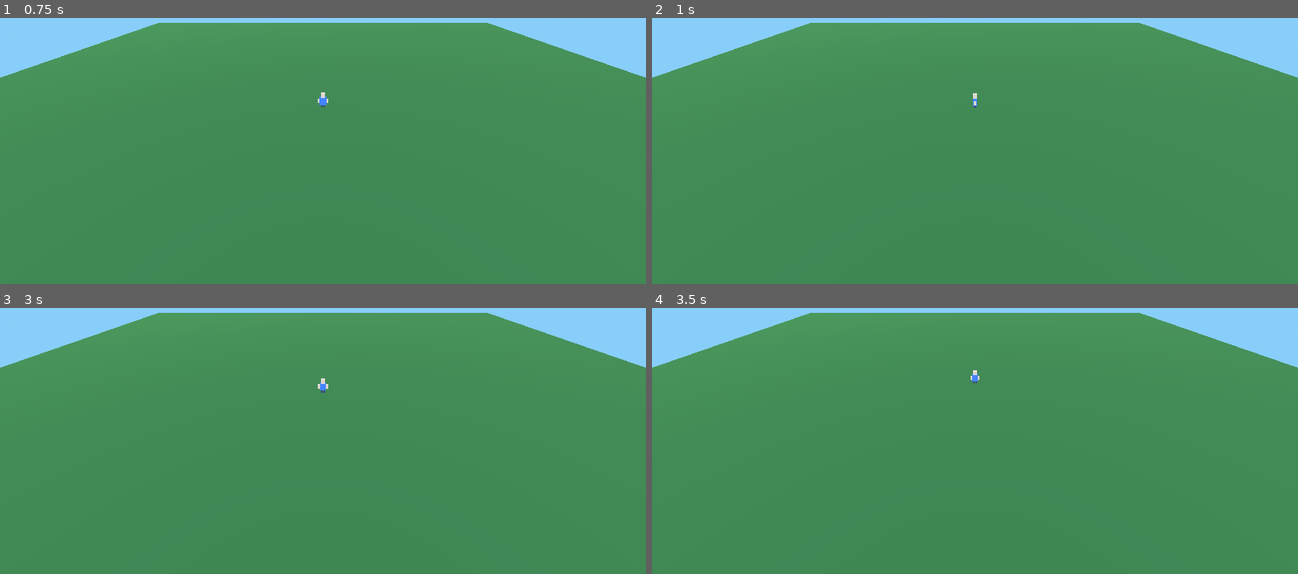
Above: before the commit, frames 1-4 (two rows, left to right).
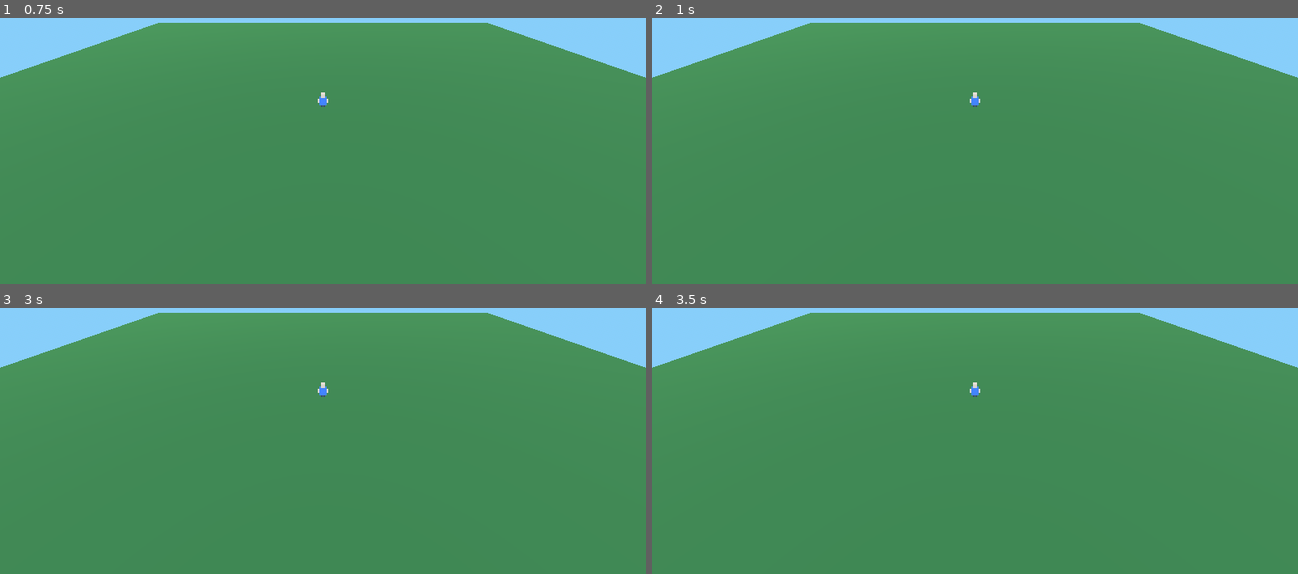
Above: after the commit, the same moments.

Repository: fr003943/algos
Game: Godot game, scene res://scenes/main.tscn
Two runs of this game, one before a commit and one after it. Both use one fixed random seed, a clock stepped at 60 frames per second and the inputs below.
Inputs:
- Up to frame 1 (0.75 s): tap Enter at 0.5 s; hold D (move_right, bound only before the commit) from 0.53 s (still down)
- Up to frame 2 (1 s): keep holding D (move_right, bound only before the commit)
- Up to frame 3 (3 s): tap Space at 1.25, 2.75 s; release D (move_right, bound only before the commit) at 1.28 s; hold S (move_back, bound only before the commit) 1.28-2.03 s; tap Enter at 2 s; hold D (move_right, bound only before the commit) 2.03-2.78 s; hold W (move_forward, bound only before the commit) from 2.78 s (still down)
- Up to frame 4 (3.5 s): keep holding W (move_forward, bound only before the commit)

Frame 1 is identical in both runs. In frame 2, less than 0.1% of the frame differs, in the area x 49-51%, y 27-34%; in frame 3, less than 0.1%; in frame 4, 0.1%, in the area x 49-51%, y 23-34%.

Commit message:
remove user controls

Diff:
--- a/project.godot
+++ b/project.godot
@@ -15,29 +15,6 @@
 config/icon="res://icon.svg"
 run/main_scene="res://scenes/main.tscn"
 
-[input]
-
-move_forward={
-"deadzone": 0.5,
-"events": [Object(InputEventKey,"physical_keycode":87,"keycode":0,"script":null)
-]
-}
-move_back={
-"deadzone": 0.5,
-"events": [Object(InputEventKey,"physical_keycode":83,"keycode":0,"script":null)
-]
-}
-move_left={
-"deadzone": 0.5,
-"events": [Object(InputEventKey,"physical_keycode":65,"keycode":0,"script":null)
-]
-}
-move_right={
-"deadzone": 0.5,
-"events": [Object(InputEventKey,"physical_keycode":68,"keycode":0,"script":null)
-]
-}
-
 [physics]
 
 3d/physics_engine="Jolt Physics"
--- a/scripts/character.gd
+++ b/scripts/character.gd
@@ -1,16 +1,18 @@
 extends CharacterBody3D
 
-const SPEED := 5.0
+var speed: float = 5.0
+var gravity: float = 30.0
 
 func _physics_process(delta: float) -> void:
-	var input_dir := Input.get_vector("move_left", "move_right", "move_forward", "move_back")
-	var direction := (transform.basis * Vector3(input_dir.x, 0, input_dir.y)).normalized()
-	if direction:
-		velocity.x = direction.x * SPEED
-		velocity.z = direction.z * SPEED
-		look_at(global_position + direction, Vector3.UP)
-	else:
-		velocity.x = move_toward(velocity.x, 0, SPEED)
-		velocity.z = move_toward(velocity.z, 0, SPEED)
-	velocity.y -= 30.0 * delta  # gravity
+	# Apply gravity only; movement and rotation are controlled by external scripts.
+	velocity.y -= gravity * delta
 	move_and_slide()
+
+func set_horizontal_velocity(dir: Vector2) -> void:
+	var direction_3d := (transform.basis * Vector3(dir.x, 0.0, dir.y)).normalized()
+	velocity.x = direction_3d.x * speed
+	velocity.z = direction_3d.z * speed
+
+func stop_horizontal_velocity() -> void:
+	velocity.x = 0.0
+	velocity.z = 0.0
